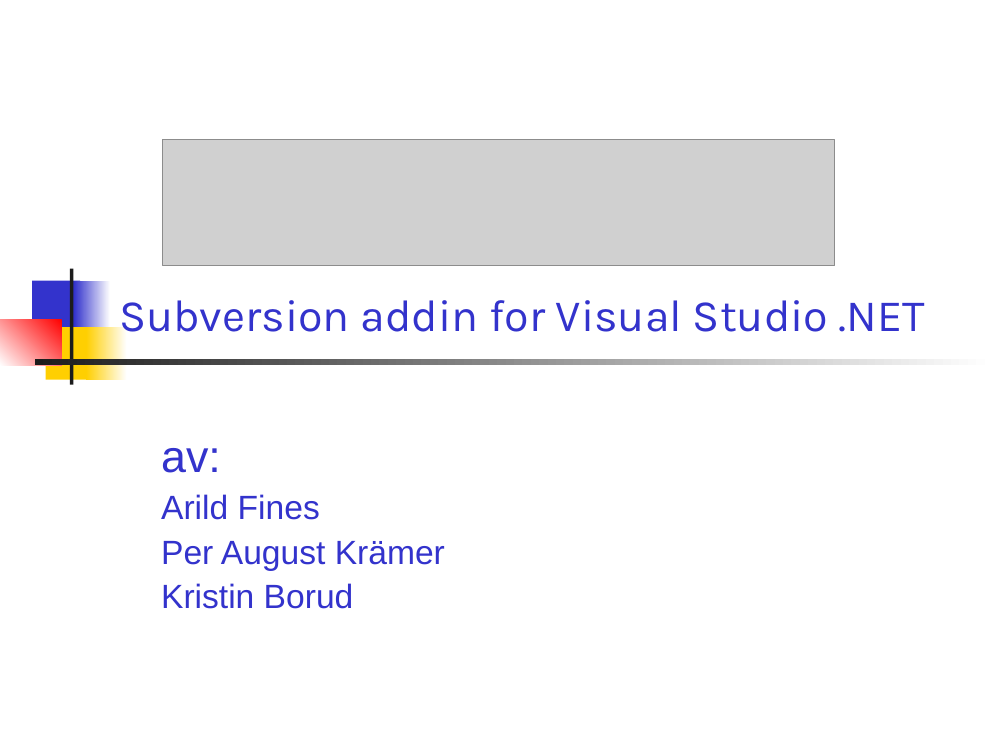
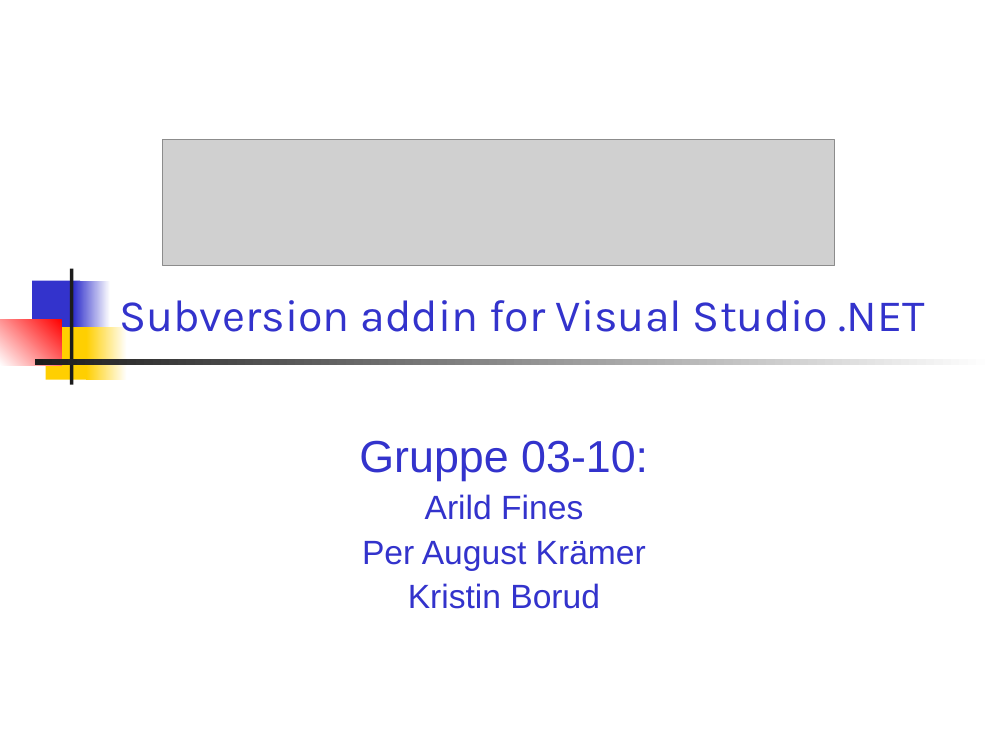
Before and after one commit to chucker/AnkhSVN, a slide deck: slide 1 of doc/powerpoint/Subversion_addin_for_VS.NET.ppt. Drawn at 1008x756 pixels with LibreOffice and Linux fonts; fonts in the diff are those of the drawing; grey boxes stand for pictures. Boxes give left, top, right and bottom in pixels: in the first picture for what was removed or moved away, otherwise in the second. Text is boxed around its words. In the diff, an @@ line names an element or a change of style, - is before the commit and + after.

```diff
--- a/doc/powerpoint/Subversion_addin_for_VS.NET.ppt
+++ b/doc/powerpoint/Subversion_addin_for_VS.NET.ppt
@@ subtitle at [359,440,648,481]: text changed @@
-av:
+Gruppe 03-10:
@@ subtitle at [362,494,646,609]: alignment left to centre @@
```
Also in this commit, not shown: 17 other slides changed, 1 slide added.
